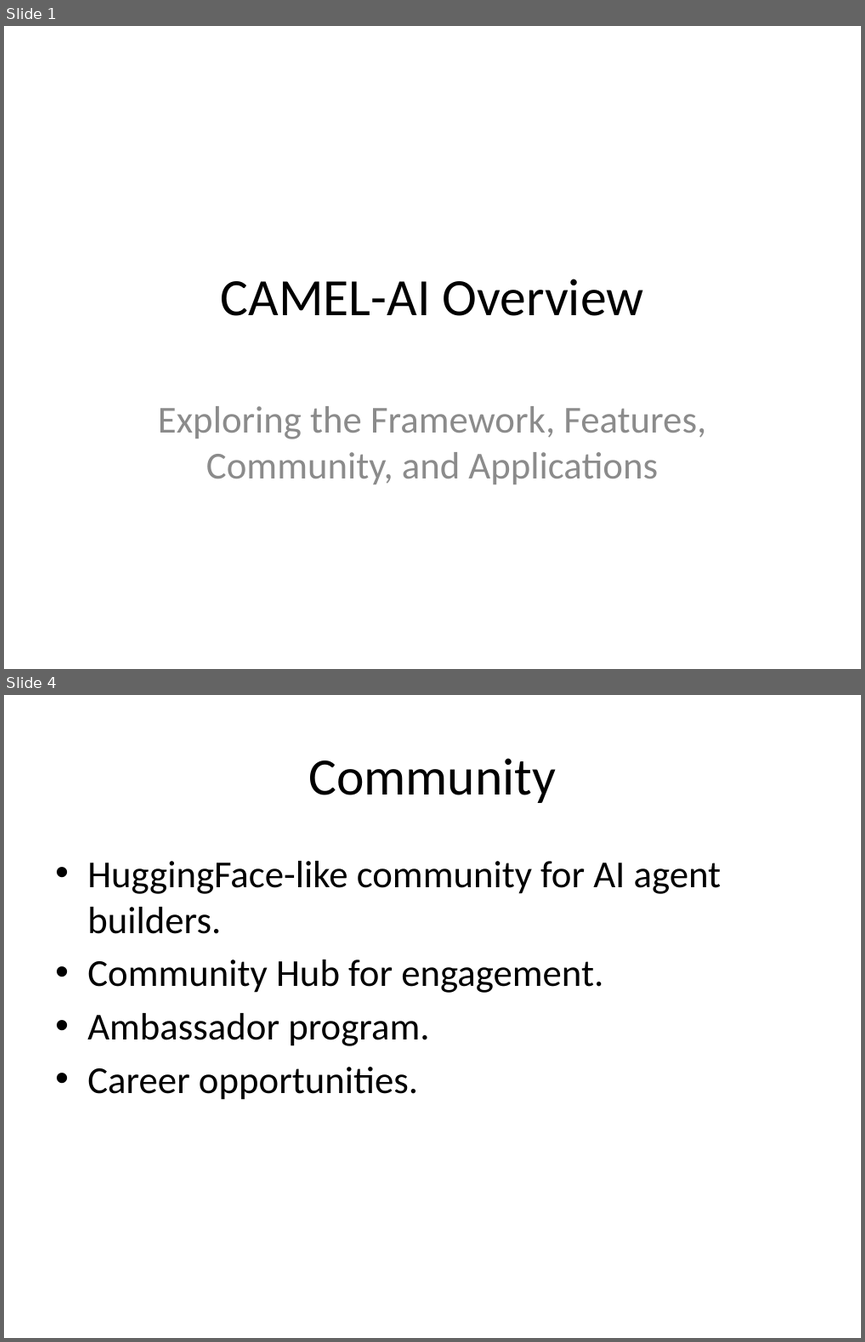
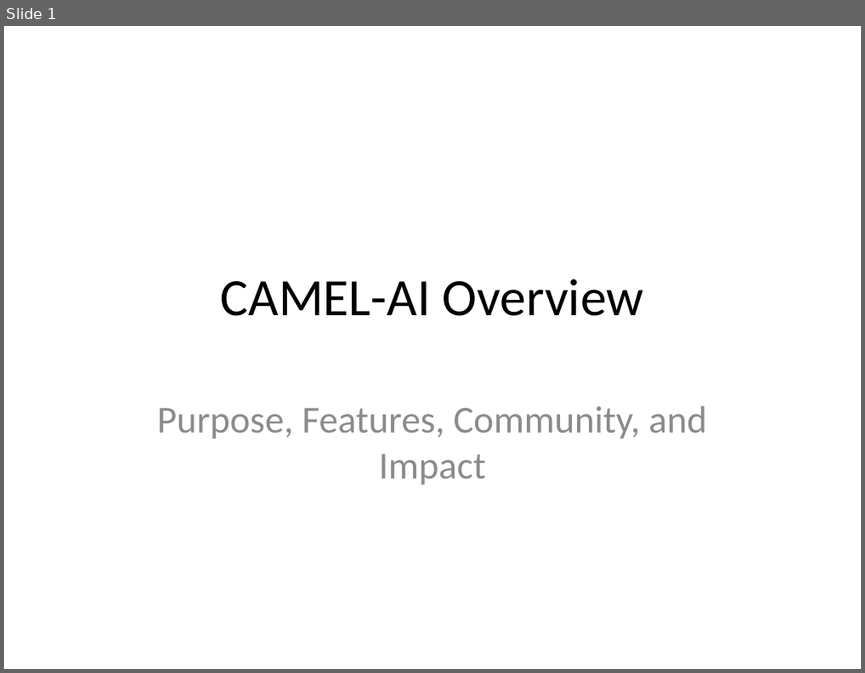
Before and after one commit to echo-yiyiyi/camel, a slide deck: pptx_outputs/CAMEL-AI_Presentation.pptx. Shown one above the other, each under a label of ours: slides 1 and 4 before the commit, slide 1 after it; the slides between them are not shown. The pictures are 865x1342 and 865x673 pixels, drawn with LibreOffice and Linux fonts; fonts in the diff are those of the drawing. Boxes give left, top, right and bottom in pixels: in the first picture for what was removed or moved away, otherwise in the second. Text is boxed around its words. In the diff, an @@ line names an element or a change of style, - is before the commit and + after.

```diff
--- a/pptx_outputs/CAMEL-AI_Presentation.pptx
+++ b/pptx_outputs/CAMEL-AI_Presentation.pptx
@@ slide 4 removed at (4, 695, 861, 1338), background #FFFFFF @@
@@ title removed at (308, 758, 556, 803) @@
-Community
@@ text removed at (87, 861, 721, 1100) @@
-• HuggingFace-like community for AI agent builders.
-• Community Hub for engagement.
-• Ambassador program.
-• Career opportunities.
@@ slide 1 changed as well @@
@@ subtitle at (157, 406, 707, 484): text changed @@
-Exploring the Framework, Features, Community, and Applications
+Purpose, Features, Community, and Impact
```
Also in this commit, not shown: 2 other slides changed, 3 slides added, 1 other slide removed, 28 other files.
